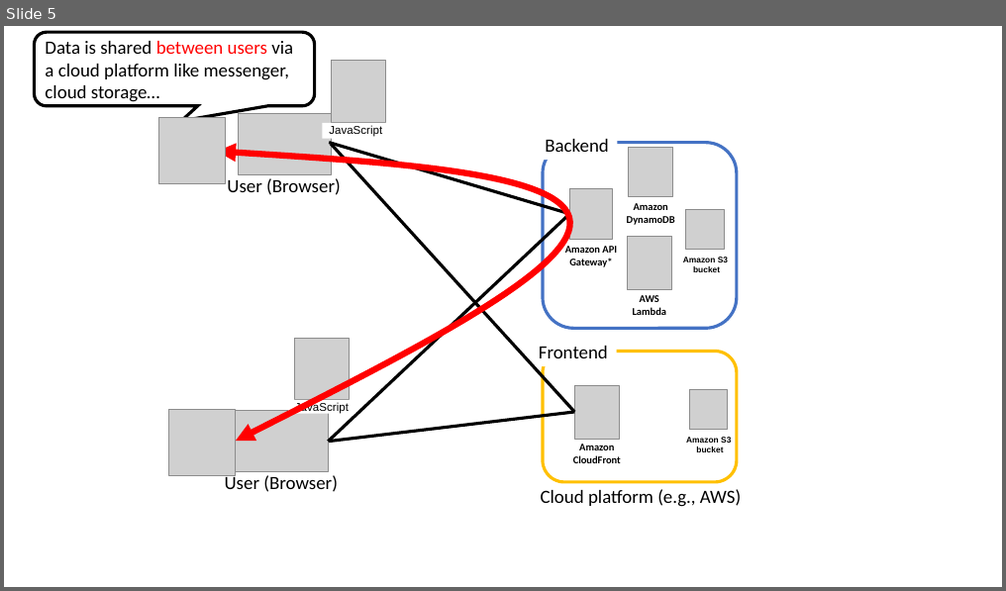
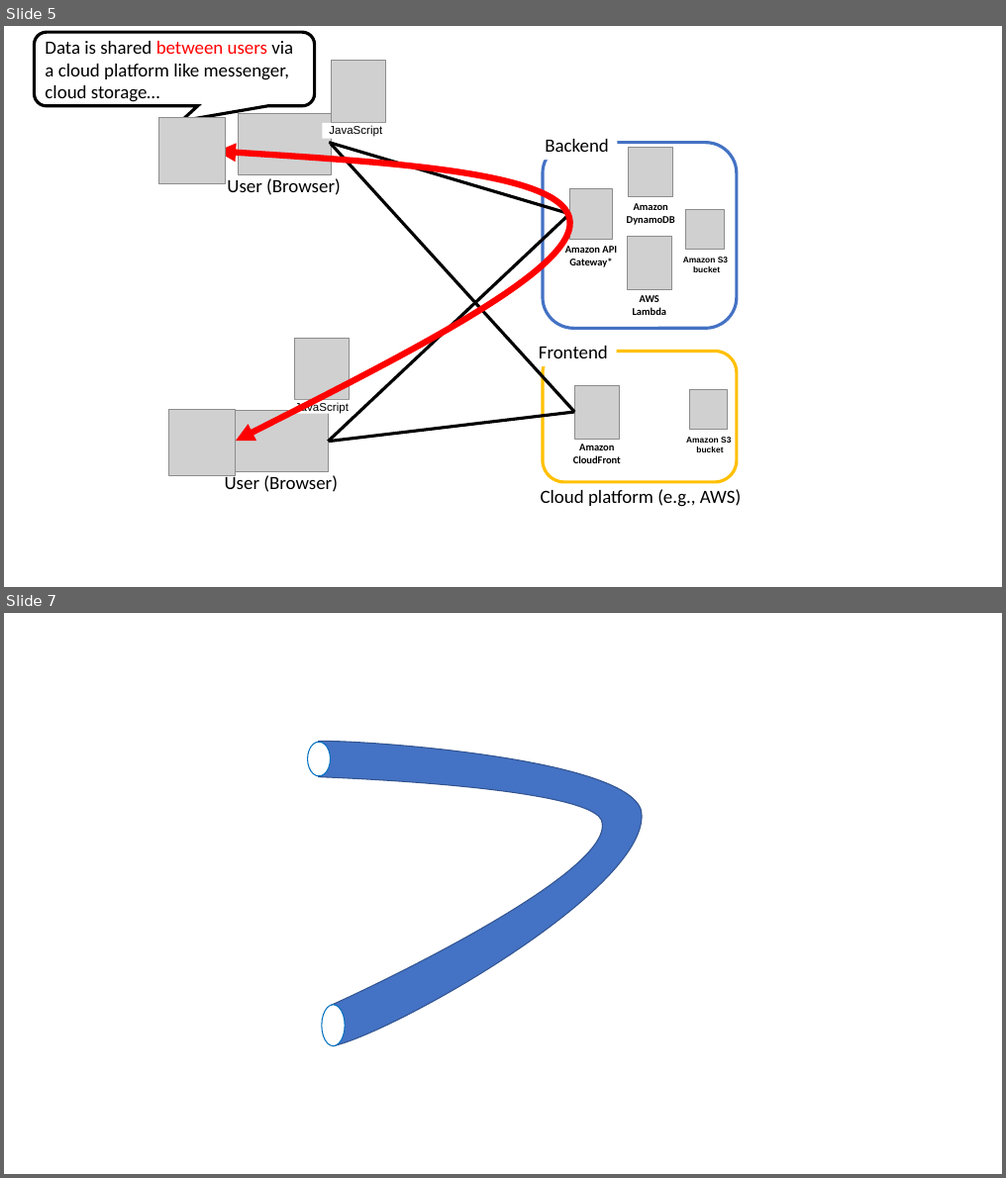
Before and after one commit to junkurihara/class-e2e_security_js, a slide deck: slides/Figs/images.pptx. Shown one above the other, each under a label of ours: slide 5 before the commit, slides 5 and 7 after it; the slides between them are not shown. The pictures are 1006x591 and 1006x1178 pixels, drawn with LibreOffice and Linux fonts; fonts in the diff are those of the drawing; grey boxes stand for pictures. Boxes give left, top, right and bottom in pixels: in the first picture for what was removed or moved away, otherwise in the second. Text is boxed around its words. In the diff, an @@ line names an element or a change of style, - is before the commit and + after.

```diff
--- a/slides/Figs/images.pptx
+++ b/slides/Figs/images.pptx
@@ slide 7 added at [4,613,1002,1174], background #FFFFFF @@
@@ ellipse added at [307,742,330,776], fill #FFFFFF, outline #0070C0 1 pt @@
@@ freeform shape added at [319,741,642,1047], fill #4472C4, outline #325491 1 pt @@
@@ ellipse added at [322,1005,345,1047], fill #FFFFFF, outline #0070C0 1 pt @@
```
Also in this commit, not shown: 1 slide changed, 1 other slide added, 3 other files.
